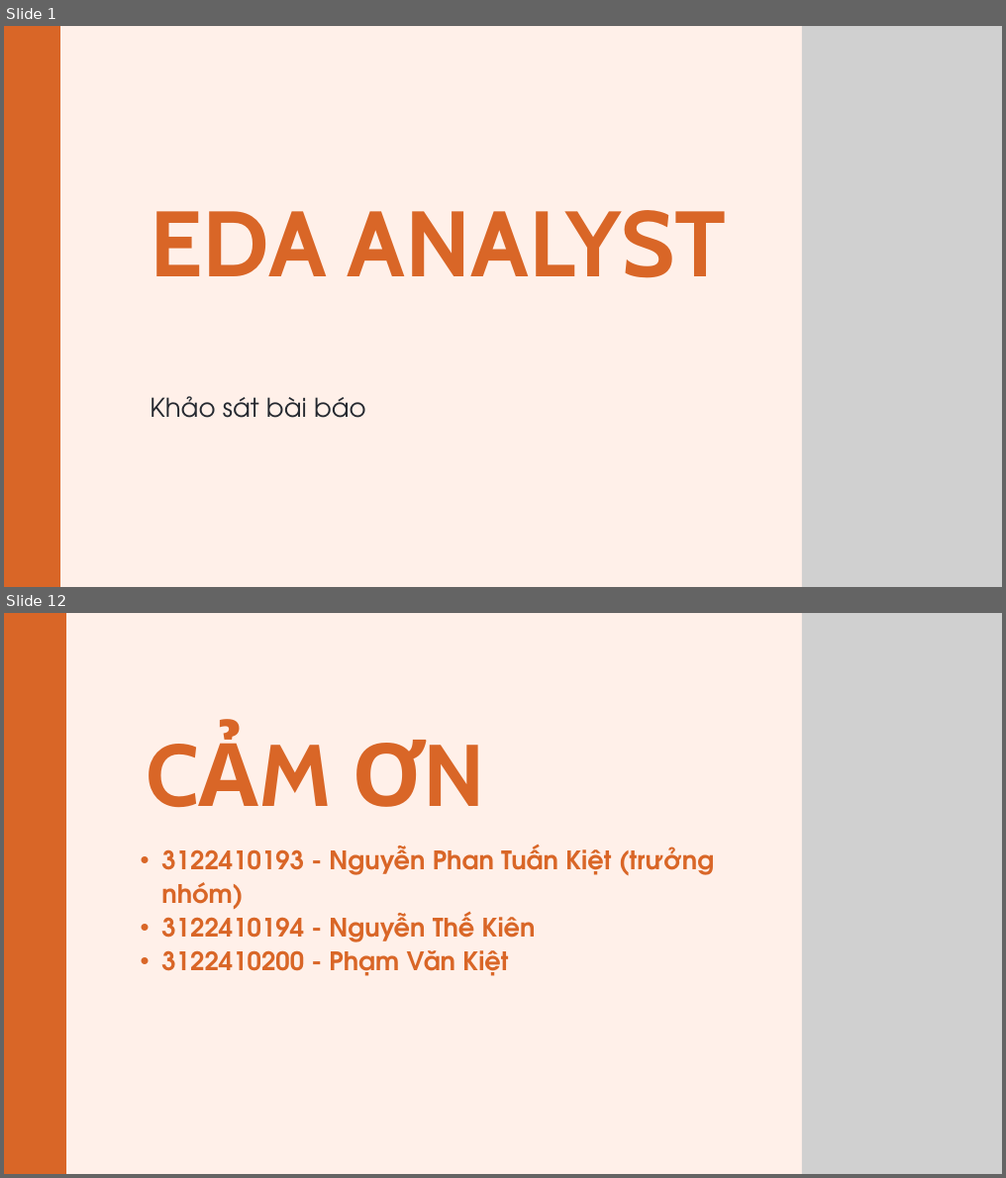
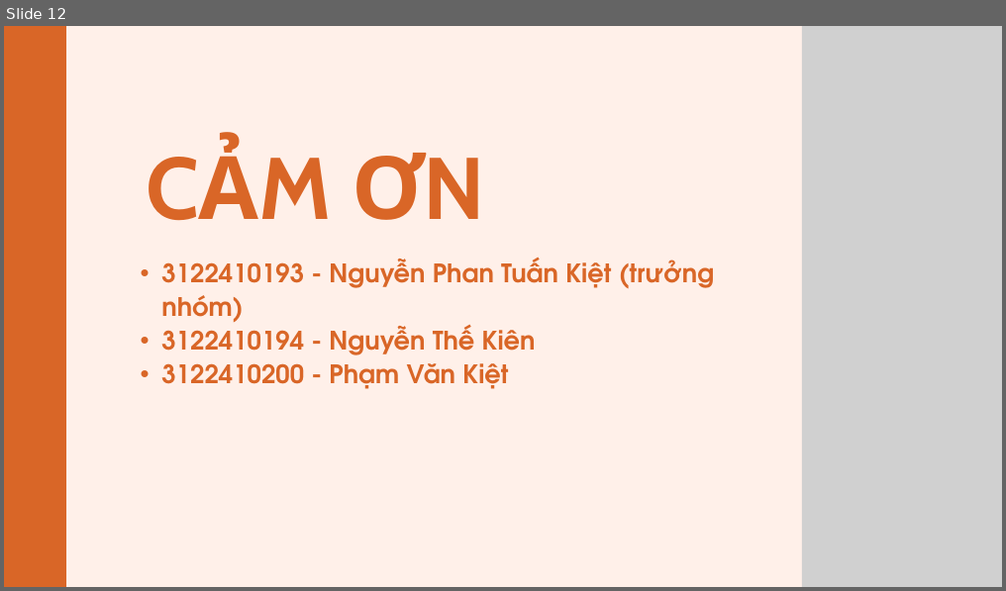
Before and after one commit to kietng04/NCKH, a slide deck: Bài 4 - Khảo sát đề tài/EDA Analyst.pptx. Shown one above the other, each under a label of ours: slides 1 and 12 before the commit, slide 12 after it; the slides between them are not shown. The pictures are 1006x1178 and 1006x591 pixels, drawn with LibreOffice and Linux fonts; fonts in the diff are those of the drawing; grey boxes stand for pictures. Boxes give left, top, right and bottom in pixels: in the first picture for what was removed or moved away, otherwise in the second. Text is boxed around its words. In the diff, an @@ line names an element or a change of style, - is before the commit and + after.

```diff
--- a/Bài 4 - Khảo sát đề tài/EDA Analyst.pptx
+++ b/Bài 4 - Khảo sát đề tài/EDA Analyst.pptx
@@ slide 1 removed at <box>4,26,1002,587</box>, background #FFF0E9 @@
@@ freeform shape removed at <box>4,26,60,587</box> @@
@@ picture removed at <box>802,26,1002,587</box> @@
@@ text removed at <box>150,210,727,278</box> @@
-EDA ANALYST
@@ text removed at <box>150,396,366,418</box> @@
-Khảo sát bài báo
```
Also in this commit, not shown: 4 slides changed, 7 slides added, 6 other slides removed.
